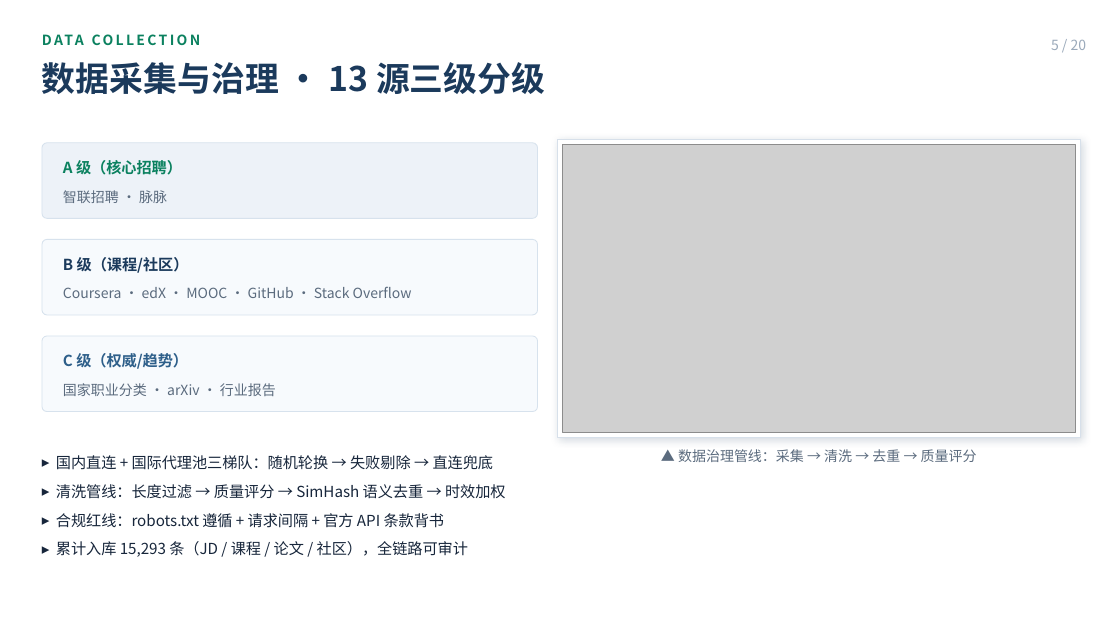
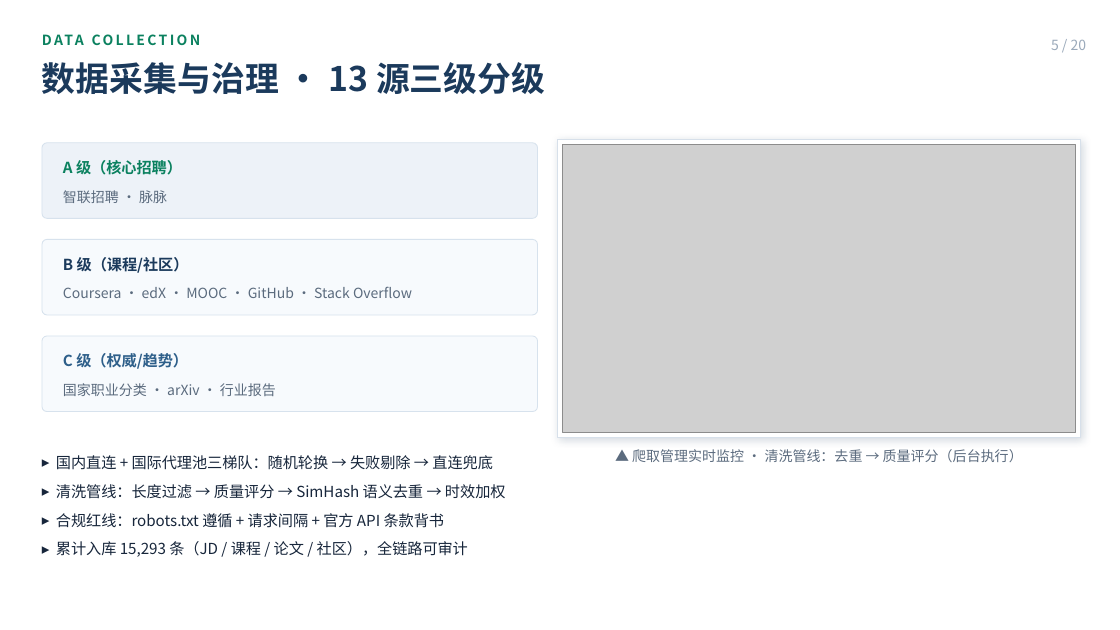
Before and after one commit to Sanksu/zhigang-compass, a slide deck: slide 5 of docs/m5/智岗罗盘_答辩PPT_终稿.pptx. Drawn at 1120x630 pixels with LibreOffice and Linux fonts; fonts in the diff are those of the drawing; grey boxes stand for pictures. Boxes give left, top, right and bottom in pixels: in the first picture for what was removed or moved away, otherwise in the second. Text is boxed around its words. In the diff, an @@ line names an element or a change of style, - is before the commit and + after.

Commit message:
docs(交付): PPT 终稿修订 + 设计文档/评测报告 emoji 转 ASCII + Mermaid 渲染修复
## PPT 终稿（docs/m5/智岗罗盘_答辩PPT_终稿.pptx + build_ppt.js）
- P5：修正配错图——数据治理页换回爬取管理实时监控截图（原误用 P9 演化看板图）
- P7：新增"兜底机制"说明行（LLM 失败 → 多 Provider 退避重试 → 词典/正则兜底 → 人工复核，流程不阻断、可重入），演讲备注写入四层兜底详解（对应 0fb97c63 代码）
- P8：Bradley-Terry Spearman 0.88 → 0.7853（与评测报告 BT v4 实测口径对齐）

## 设计文档（docs/design/设计文档_初审提交版.pdf + .md）
- emoji 转 ASCII：✅→√、⚠️→[注意]、❌→×、👍/👎→+/-、★→*（思维导图工具渲染兼容）
- Mermaid 3 处（系统总览/项目周期/LLM 管线）渲染为 PNG 图片引用（mermaid-01/02/03-*.png），解决 PDF 中显示为原始代码问题；源码保留于 HTML 注释供可编辑工具使用
- PDF 由 playwright chromium 重新生成（原 WeasyPrint 不渲染 Mermaid）

## 评测报告（docs/reviews/评测报告_初审版_20260903.pdf + .md）
- emoji 转 ASCII（✅→√、⚠️→[注意]），重新生成 PDF

## 提交包同步
- 初审提交包 1-设计实现方案/：PDF + md + 3 PNG（双交付）
- 初审提交包 7-评测报告/：PDF + md（双交付）
- 初审提交包 README 物料清单更新

```diff
--- a/docs/m5/智岗罗盘_答辩PPT_终稿.pptx
+++ b/docs/m5/智岗罗盘_答辩PPT_终稿.pptx
@@ text at (632, 449, 1023, 462): text changed @@
-▲ 数据治理管线：采集 → 清洗 → 去重 → 质量评分
+▲ 爬取管理实时监控 · 清洗管线：去重 → 质量评分（后台执行）
```
Also in this commit, not shown: 3 other slides changed, 8 other files.
